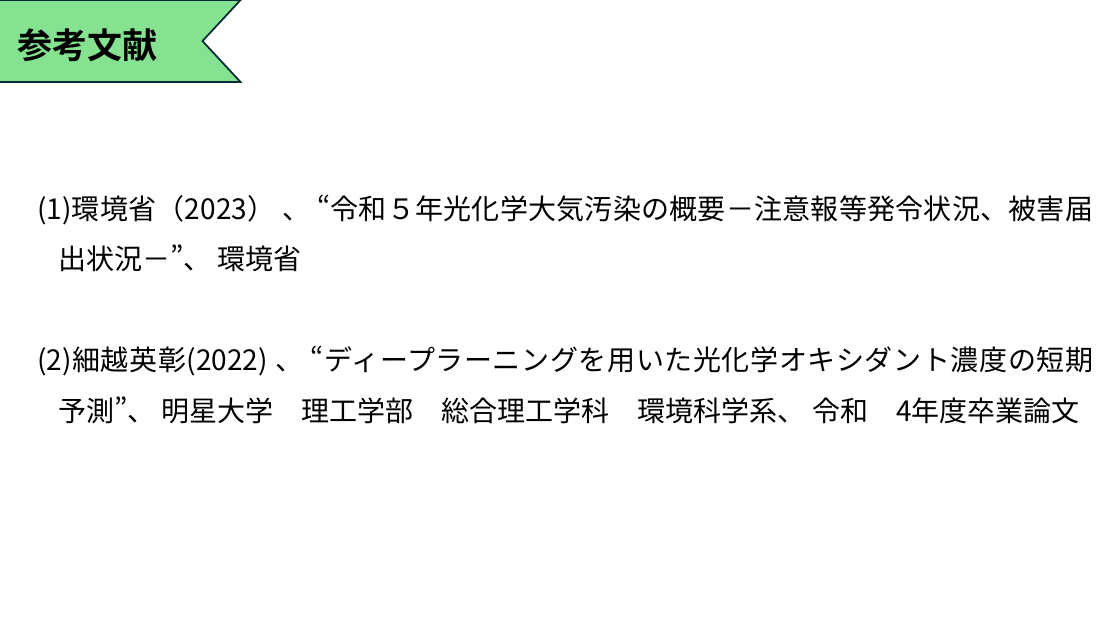
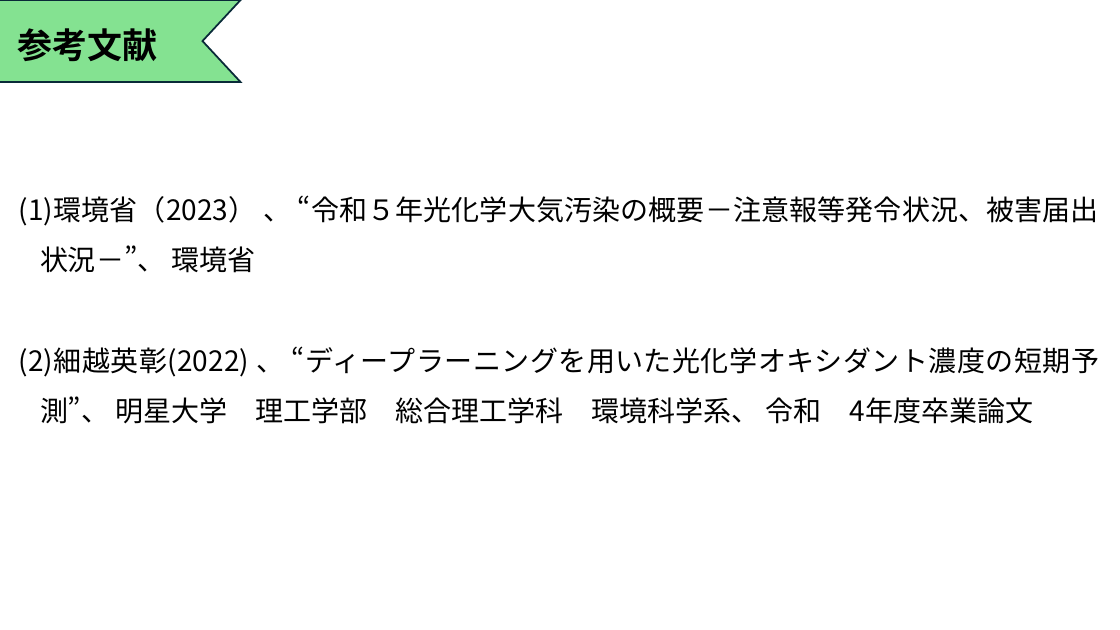
Before and after one commit to Tatsuki0623/lab, a slide deck: slide 17 of out_data/最終発表.pptx (slide 14 before the commit). Drawn at 1120x630 pixels with LibreOffice and Linux fonts; fonts in the diff are those of the drawing. Boxes give left, top, right and bottom in pixels: in the first picture for what was removed or moved away, otherwise in the second. Text is boxed around its words. In the diff, an @@ line names an element or a change of style, - is before the commit and + after.

```diff
--- a/out_data/最終発表.pptx
+++ b/out_data/最終発表.pptx
@@ text "(1)環境省（2023） 、 “令和５年光化学大気汚染の概要－注意報等発令状況、被害届出状況－”、 環境省" rewrapped from (37,194,1093,424) to (19,195,1100,424) @@
```
Also in this commit, not shown: 9 other slides changed, 3 slides added.
